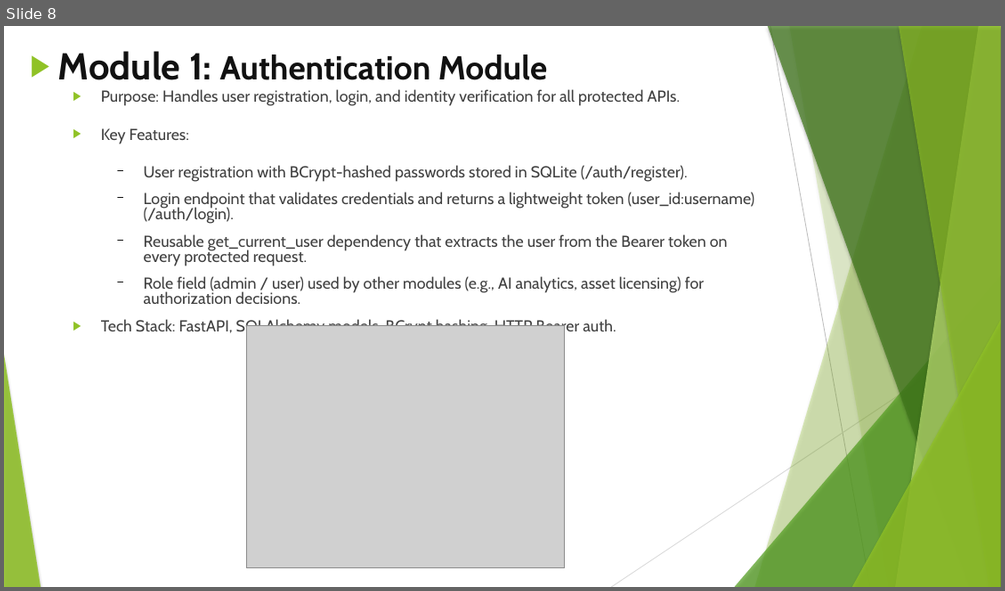
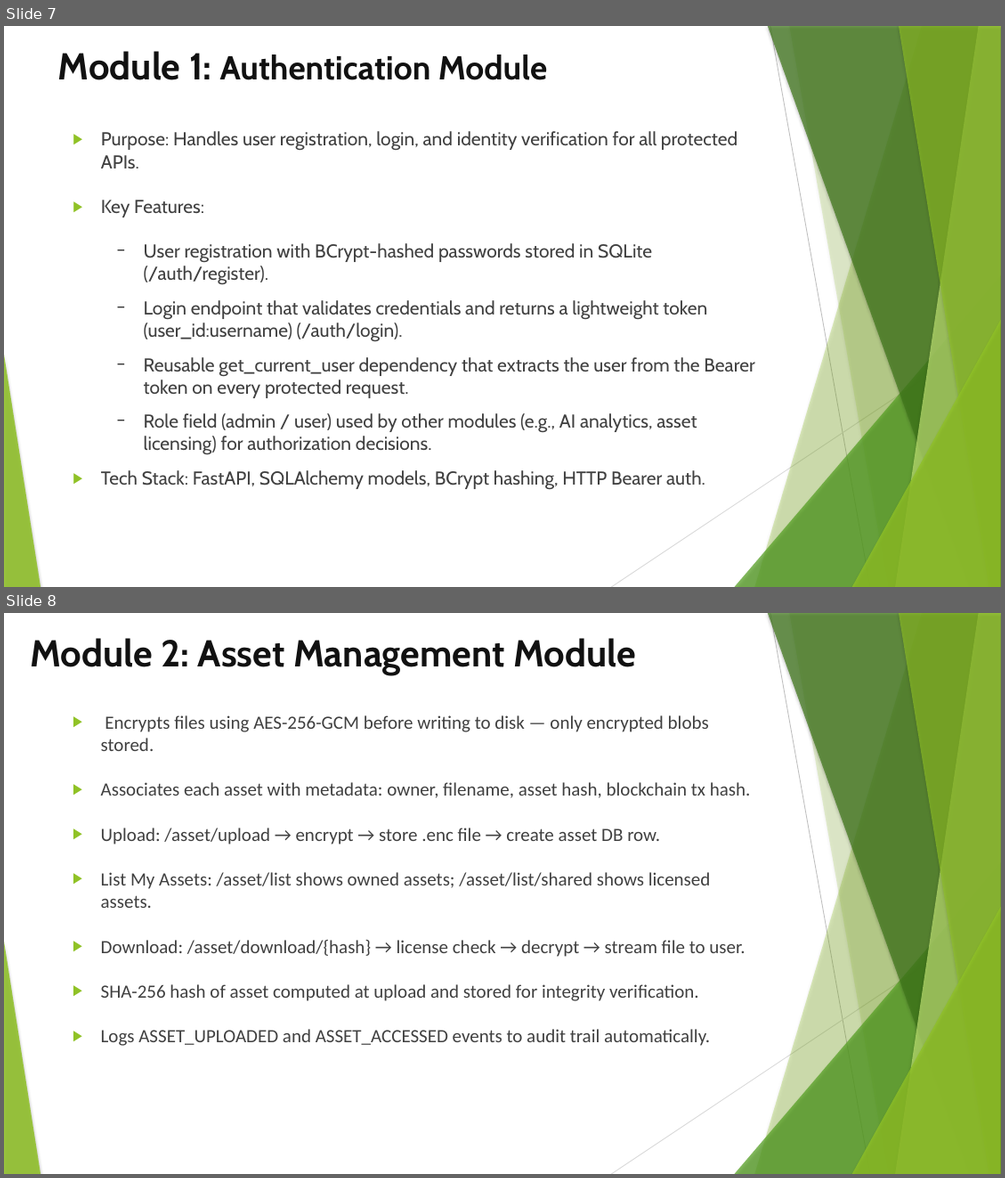
Before and after one commit to SridharanThangaraji/smartdrm-x, a slide deck: Team-2.pptx. Shown one above the other, each under a label of ours: slide 8 before the commit, slides 7 and 8 after it. The pictures are 1005x591 and 1005x1178 pixels, drawn with LibreOffice and Linux fonts; fonts in the diff are those of the drawing; grey boxes stand for pictures. Boxes give left, top, right and bottom in pixels: in the first picture for what was removed or moved away, otherwise in the second. Text is boxed around its words. In the diff, an @@ line names an element or a change of style, - is before the commit and + after.

```diff
--- a/Team-2.pptx
+++ b/Team-2.pptx
@@ slide 8 added at (4, 613, 1001, 1174), background #FFFFFF; not listed: 10 template elements that a slide beside it also shows @@
@@ title added at (30, 638, 636, 675), 36 pt, text #111111, bold @@
+Module 2: Asset Management Module
@@ text added at (101, 715, 751, 1046), 18 pt, text #404040 @@
+▶ Encrypts files using AES-256-GCM before writing to disk — only encrypted blobs stored.
+▶ Associates each asset with metadata: owner, filename, asset hash, blockchain tx hash.
+▶ Upload: /asset/upload → encrypt → store .enc file → create asset DB row.
+▶ List My Assets: /asset/list shows owned assets; /asset/list/shared shows licensed assets.
+▶ Download: /asset/download/{hash} → license check → decrypt → stream file to user.
+▶ SHA-256 hash of asset computed at upload and stored for integrity verification.
+▶ Logs ASSET_UPLOADED and ASSET_ACCESSED events to audit trail automatically.
@@ what was slide 8 is now slide 7 @@
@@ slide 7 changed as well @@
@@ title "Module 1: Authentication Module" at (58, 51, 547, 80): bullet ▶ to none @@
@@ text "Purpose: Handles user registration, login, ...": place and size @@
-text "Purpose: Handles user registration, login, ..." at (101, 89, 755, 336)
+text "Purpose: Handles user registration, login, ..." at (101, 131, 754, 489)
@@ text "Purpose: Handles user registration, login, ..." at (101, 131, 754, 489): size 15.3 to 18 pt; line spacing 0.8 to 1 @@
@@ picture removed at (246, 325, 565, 568) @@
```
Also in this commit, not shown: 8 other slides changed, 6 other slides added, 6 slides removed, 1 other file.
